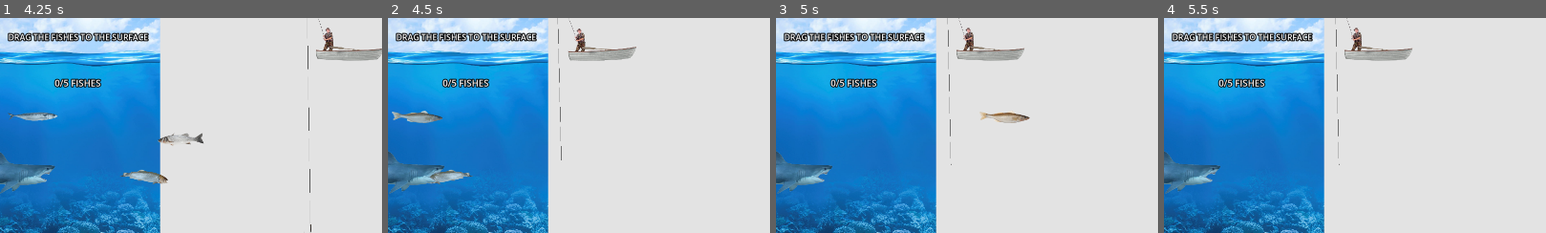
Above: before the commit, frames 1-4 (left to right).
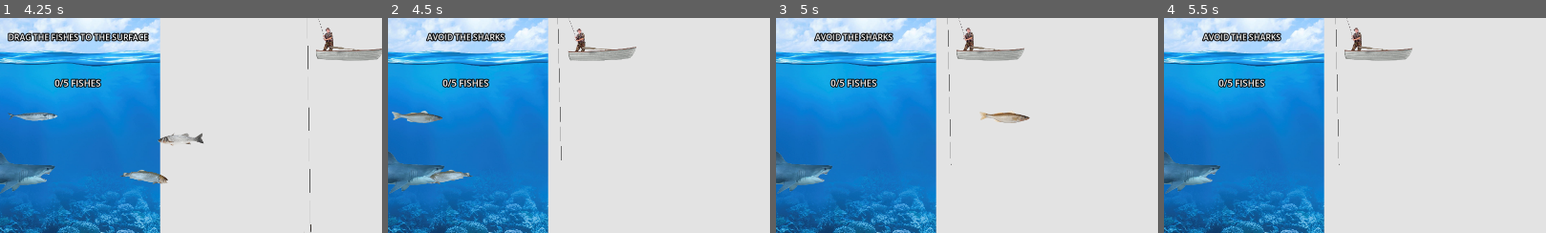
Above: after the commit, the same moments.

Repository: NonsenseNH/CaptchaWare
Game: Godot game, scene res://microgames/fishingGame.tscn
Two runs of this game, one before a commit and one after it. Both use one fixed random seed, a clock stepped at 60 frames per second and the inputs below. This scene is started directly instead of the project's main scene. Sound files missing from this copy of the repository are replaced by a short silence.
Inputs (mouse positions are % of the whole screen's width and height, from its top left):
- Up to frame 1 (4.25 s): tap Enter at 0.5 s; move the mouse to (72, 45) at 0.52 s; press the mouse at (72, 45) at 0.53 s; hold D (right) 0.53-1.25 s; release the mouse at (72, 45) at 1.25 s; drag from (4, 38) to (45, 70) at 1.27 s; move the mouse to (8, 31) at 2.02 s; press the mouse at (8, 31) at 2.03 s; hold D (right) 2.03-2.75 s; release the mouse at (8, 31) at 2.75 s; drag from (13, 18) to (20, 35) at 2.77 s; drag from (8, 37) to (55, 50) at 3.52 s
- Up to frame 2 (4.5 s): drag from (0, 36) to (35, 25) at 4.27 s
- Up to frame 3 (5 s): no input
- Up to frame 4 (5.5 s): move the mouse to (55, 50) at 5.02 s; press the mouse at (55, 50) at 5.03 s; hold A (left) from 5.03 s (still down)
The pictures show only the part of the screen within x 0-50%, y 0-50%; the shares and areas given below are measured in that part.

Frame 1 is identical in both runs. In frame 2, 1.3% of the frame differs, in the area x 2-39%, y 6-12%; in frame 3, 1.3%; in frame 4, 1.3%.

Commit message:
instructions n stuff

Diff:
--- a/scripts/microgames/fishing_game/fishing_game.gd
+++ b/scripts/microgames/fishing_game/fishing_game.gd
@@ -61,6 +61,9 @@
 
 func _on_fish_failed_microgame() -> void:
 	if boat.win || boat.failed: return
+
+	tutorial.text = "AVOID THE SHARKS"
+	tutorial.visible = true
 
 	skip_timer.emit()
 	scare_fishes.emit()
